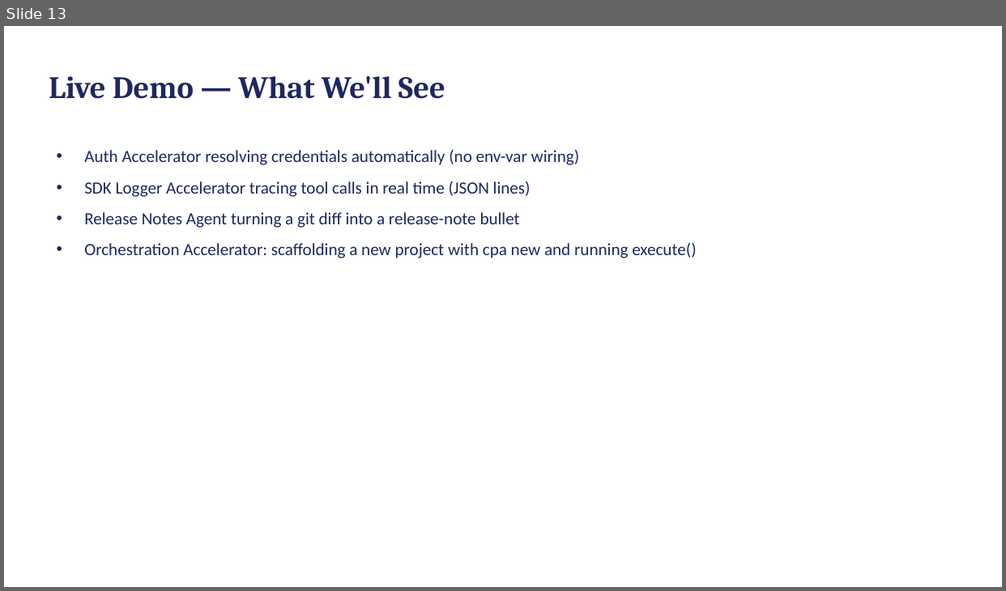
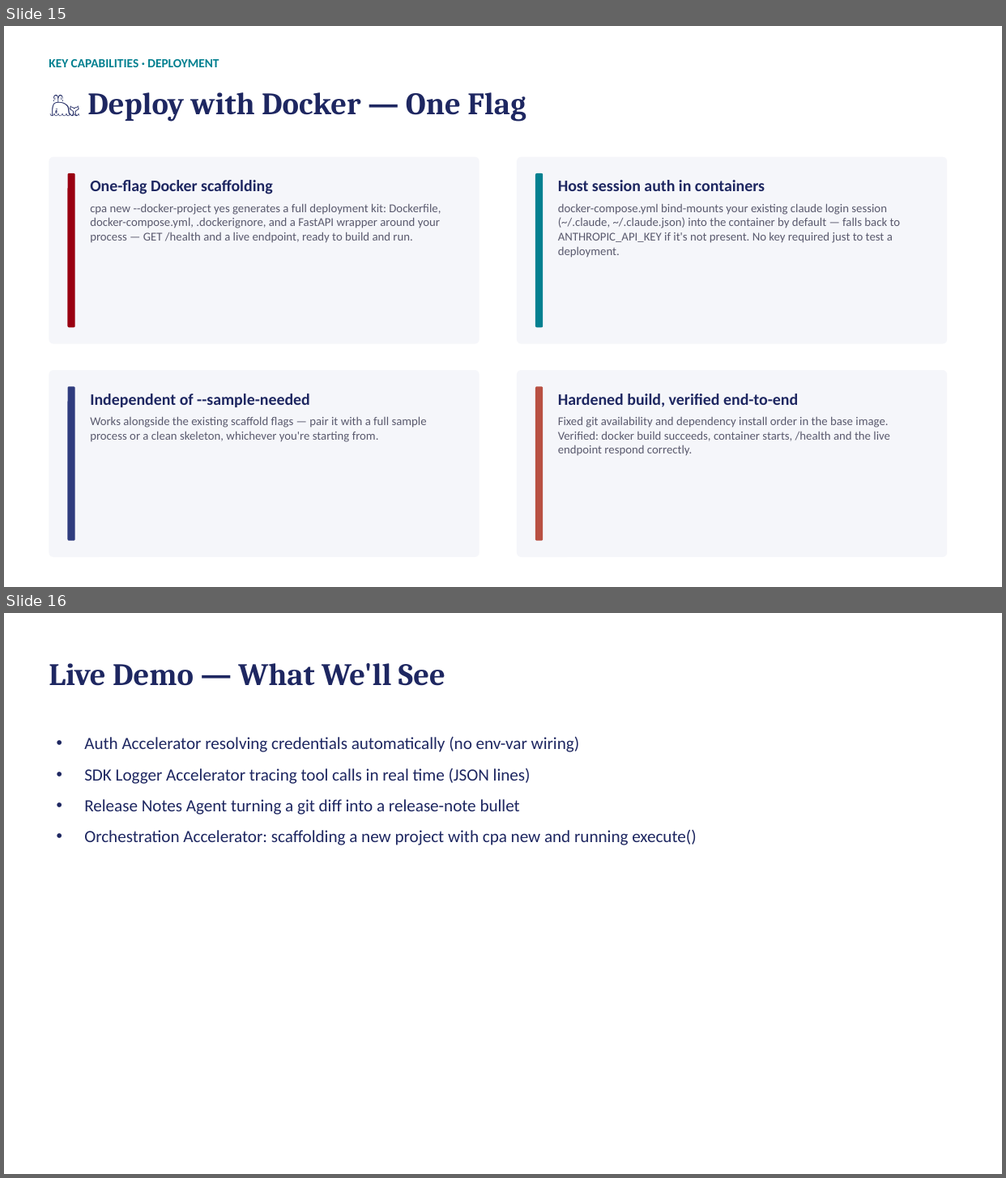
Before and after one commit to sandeeppachauri/claude-orchestration-accelerator, a slide deck: docs/Accelerators_Demo_Deck.pptx. Shown one above the other, each under a label of ours: slide 13 before the commit, slides 15 and 16 after it. The pictures are 1006x591 and 1006x1178 pixels, drawn with LibreOffice and Linux fonts; fonts in the diff are those of the drawing. Boxes give left, top, right and bottom in pixels: in the first picture for what was removed or moved away, otherwise in the second. Text is boxed around its words. In the diff, an @@ line names an element or a change of style, - is before the commit and + after.

```diff
--- a/docs/Accelerators_Demo_Deck.pptx
+++ b/docs/Accelerators_Demo_Deck.pptx
@@ slide 15 added at [4,26,1002,587], background #FFFFFF @@
@@ text added at [49,59,219,67], 12 pt, text #028090, bold @@
+KEY CAPABILITIES · DEPLOYMENT
@@ text added at [87,92,526,122], 30 pt, text #1E2761, bold @@
+🐳 Deploy with Docker — One Flag
@@ rounded rectangle added at [49,157,479,344], fill #F5F6FA @@
@@ rounded rectangle added at [517,157,948,344], fill #F5F6FA @@
@@ rounded rectangle added at [68,173,75,327], fill #990011 @@
@@ text added at [90,180,273,194], 15.5 pt, text #1E2761, bold @@
+One-flag Docker scaffolding
@@ rounded rectangle added at [535,173,543,327], fill #028090 @@
@@ text added at [558,180,765,191], 15.5 pt, text #1E2761, bold @@
+Host session auth in containers
@@ text added at [90,203,441,243], 11.5 pt, text #5A5A6E @@
+cpa new --docker-project yes generates a full deployment kit: Dockerfile, docker-compose.yml, .dockerignore, and a FastAPI wrapper around your process — GET /health and a live endpoint, ready to build and run.
@@ text added at [558,203,901,258], 11.5 pt, text #5A5A6E @@
+docker-compose.yml bind-mounts your existing claude login session (~/.claude, ~/.claude.json) into the container by default — falls back to ANTHROPIC_API_KEY if it's not present. No key required just to test a deployment.
@@ rounded rectangle added at [49,370,479,557], fill #F5F6FA @@
@@ rounded rectangle added at [68,386,75,541], fill #2F3C7E @@
@@ rounded rectangle added at [517,370,948,557], fill #F5F6FA @@
@@ rounded rectangle added at [535,386,543,541], fill #B85042 @@
@@ text added at [90,394,310,408], 15.5 pt, text #1E2761, bold @@
+Independent of --sample-needed
@@ text added at [558,394,798,408], 15.5 pt, text #1E2761, bold @@
+Hardened build, verified end-to-end
@@ text added at [90,416,427,442], 11.5 pt, text #5A5A6E @@
+Works alongside the existing scaffold flags — pair it with a full sample process or a clean skeleton, whichever you're starting from.
@@ text added at [558,416,890,456], 11.5 pt, text #5A5A6E @@
+Fixed git availability and dependency install order in the base image. Verified: docker build succeeds, container starts, /health and the live endpoint respond correctly.
@@ what was slide 13 is now slide 16 @@
```
Also in this commit, not shown: 1 slide changed, 2 other slides added, 27 other files.
